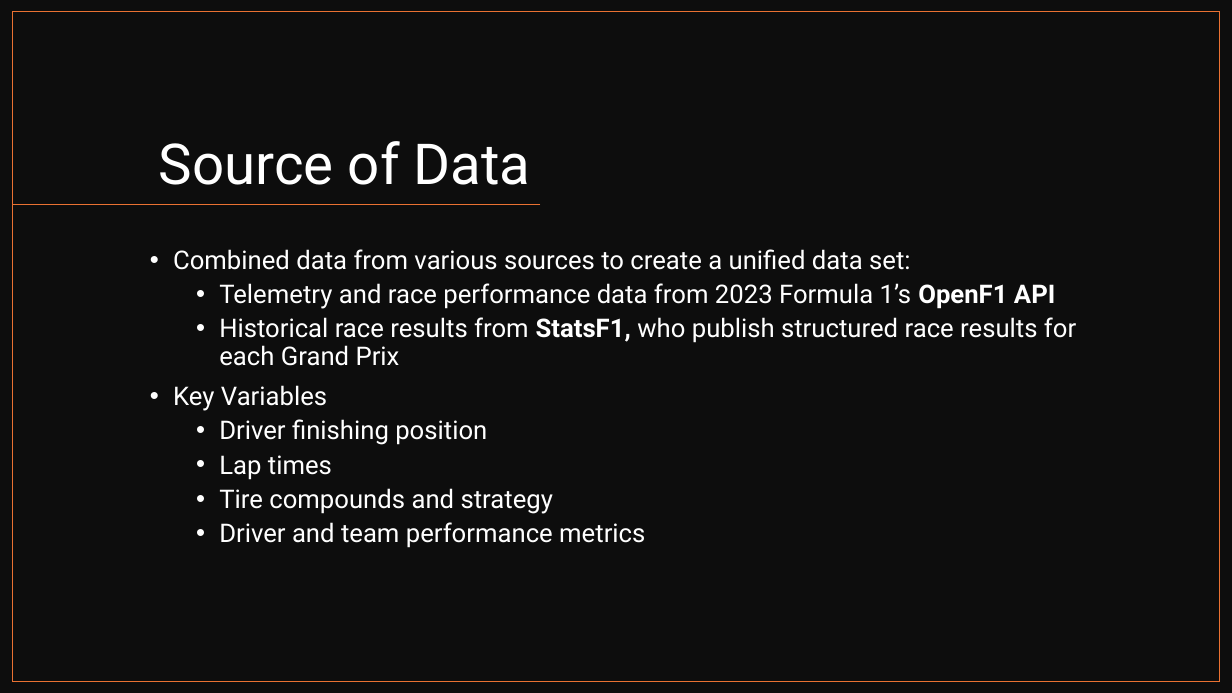
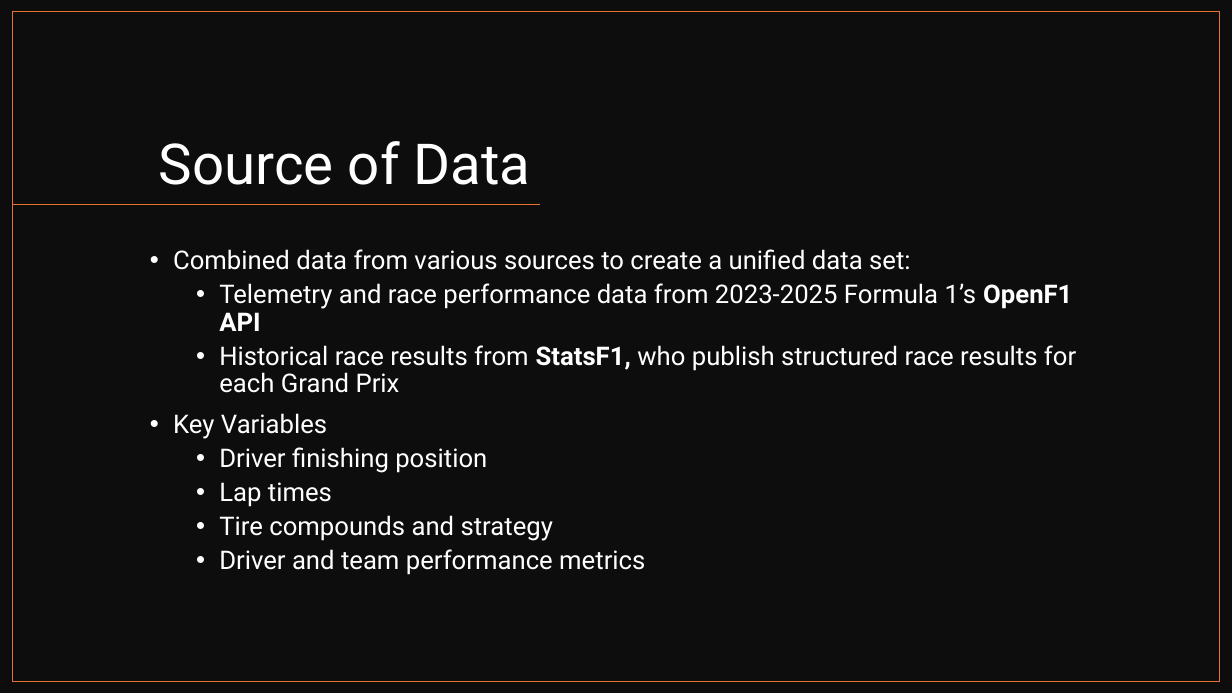
Before and after one commit to minhmgnvo/dsci511-group-assignment, a slide deck: slide 5 of project/Project-Presentation.pptx. Drawn at 1232x693 pixels with LibreOffice and Linux fonts; fonts in the diff are those of the drawing. Boxes give left, top, right and bottom in pixels: in the first picture for what was removed or moved away, otherwise in the second. Text is boxed around its words. In the diff, an @@ line names an element or a change of style, - is before the commit and + after.

```diff
--- a/project/Project-Presentation.pptx
+++ b/project/Project-Presentation.pptx
@@ text at <box>219,283,1072,331</box>: text changed @@
-  • Telemetry and race performance data from 2023 Formula 1’s OpenF1 API
+  • Telemetry and race performance data from 2023-2025 Formula 1’s OpenF1 API
```
Also in this commit, not shown: 4 other slides changed, 2 other files.
